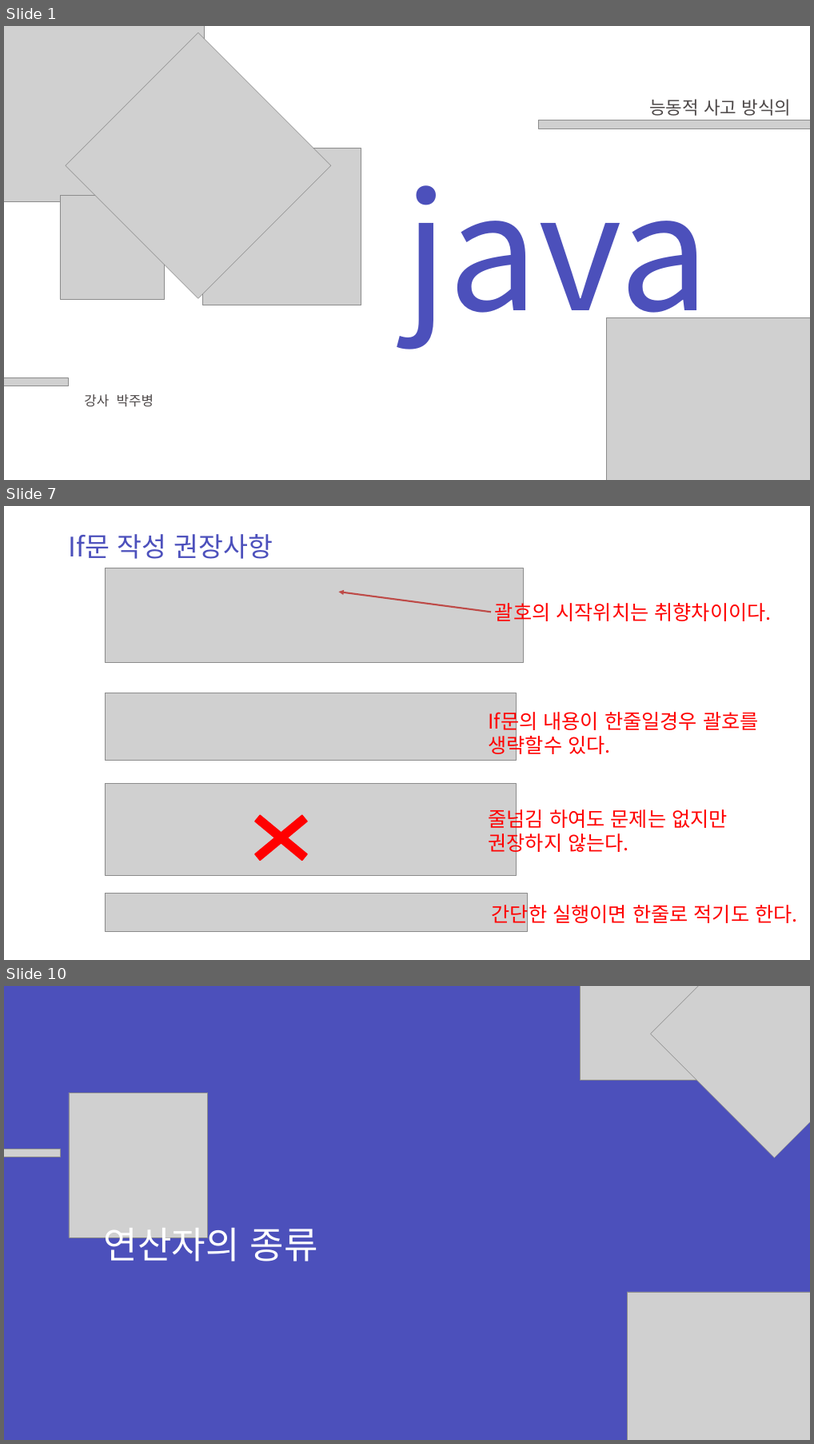
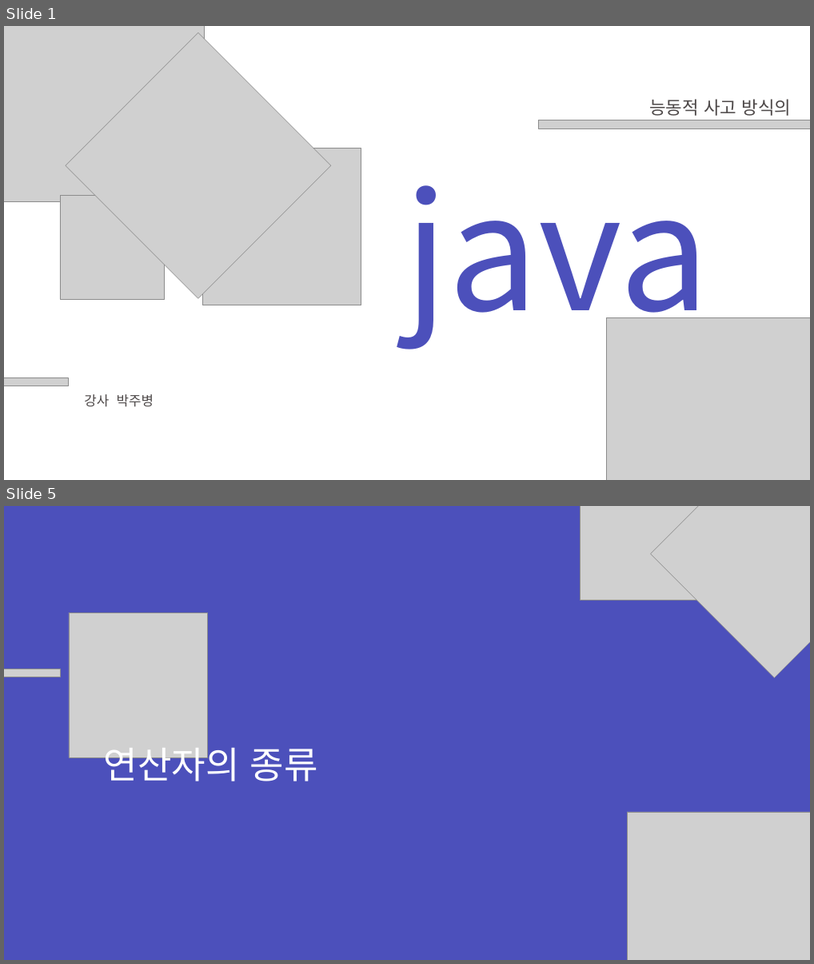
Before and after one commit to zest132/JavaLecture, a slide deck: JavaLecture/LectureFile/java 3강.pptx. Shown one above the other, each under a label of ours: slides 1, 7 and 10 before the commit, slides 1 and 5 after it; the slides between them are not shown. The pictures are 814x1444 and 814x964 pixels, drawn with LibreOffice and Linux fonts; fonts in the diff are those of the drawing; grey boxes stand for pictures. Boxes give left, top, right and bottom in pixels: in the first picture for what was removed or moved away, otherwise in the second. Text is boxed around its words. In the diff, an @@ line names an element or a change of style, - is before the commit and + after.

Commit message:
복습 문제 작성중

```diff
--- a/JavaLecture/LectureFile/java 3강.pptx
+++ b/JavaLecture/LectureFile/java 3강.pptx
@@ slide 7 removed at [4,506,810,960], background #FFFFFF @@
@@ text removed at [69,534,274,559] @@
-If문 작성 권장사항
@@ picture removed at [105,568,523,662] @@
@@ arrow removed from (491, 612) to (338, 592) @@
@@ text removed at [495,599,772,624] @@
-괄호의 시작위치는 취향차이이다.
@@ picture removed at [105,692,517,760] @@
@@ text removed at [489,708,759,758] @@
-If문의 내용이 한줄일경우 괄호를 생략할수 있다.
@@ picture removed at [105,784,517,875] @@
@@ cross removed at [236,800,326,875] @@
@@ text removed at [489,805,728,855] @@
-줄넘김 하여도 문제는 없지만 권장하지 않는다.
@@ picture removed at [105,893,527,931] @@
@@ text removed at [492,900,798,926] @@
-간단한 실행이면 한줄로 적기도 한다.
@@ what was slide 10 is now slide 5 @@
```
Also in this commit, not shown: 1 slide changed, 2 slides added, 6 other slides removed, 2 other files.
